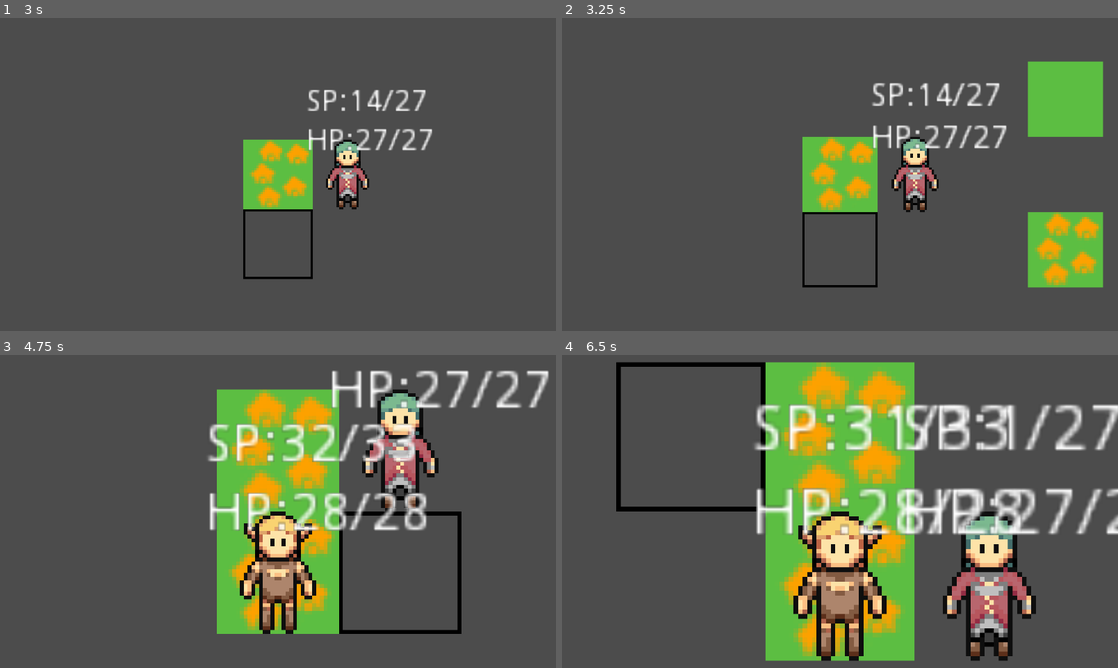
Above: before the commit, frames 1-4 (two rows, left to right).
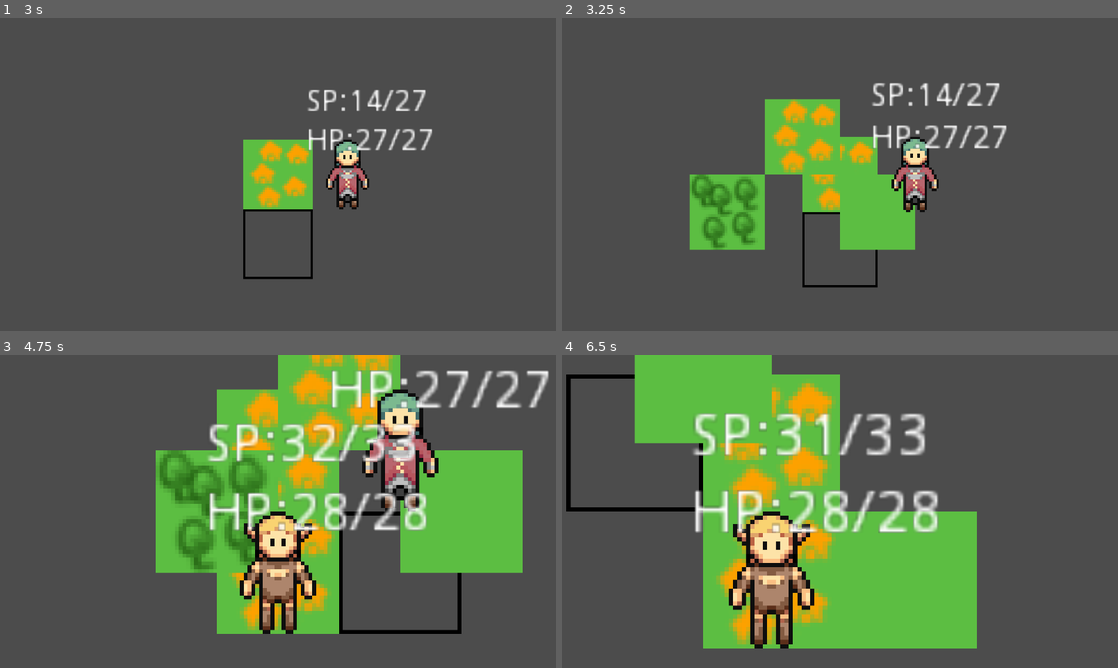
Above: after the commit, the same moments.

Repository: LLBlumire/ldjam46
Game: Godot game, scene res://src/World/World.tscn
Same seed, same stepped clock (60 frames per second), same inputs: the game is played once before the commit and once after it.
Inputs (mouse positions are in pixels of both pictures, inside the frame that each line leads up to; where the layout moved, square brackets give the same spot in the first picture):
- Up to frame 1 (3 s): move the mouse to (400, 158) at 0.52 s; tap Space (ui_select) at 0.77, 1.52 s; move the mouse to (166, 190) at 1.27 s; move the mouse to (333, 105) at 2.02 s; move the mouse to (250, 237) at 2.77 s
- Up to frame 2 (3.25 s): tap Space (ui_select) at 3.02 s
- Up to frame 3 (4.75 s): click (239, 470) [517, 592] at 3.5 s; move the mouse to (444, 558) at 4.27 s; tap Space (ui_select) at 4.52 s
- Up to frame 4 (6.5 s): click (1034, 511) at 5.02 s; move the mouse to (673, 464) at 5.77 s; tap Space (ui_select) at 6.02 s

Frame 1 is identical in both runs. In frame 2, 15% of the frame differs, in the area x 22-98%, y 13-87%; in frame 3, 19%; in frame 4, 51%, in the area x 0-100%, y 0-98%.
Error before the commit: Invalid get index 'button_index' (on base: 'InputEventKey'). (res://src/UI/BuildingMenu.gd:20)

Commit message:
move buttons

Diff:
--- a/src/UI/BuildingMenu.tscn
+++ b/src/UI/BuildingMenu.tscn
@@ -19,29 +19,30 @@
 script = ExtResource( 2 )
 
 [node name="Village" type="TextureButton" parent="."]
-margin_left = 96.0
-margin_right = 128.0
-margin_bottom = 32.0
+margin_left = -16.0
+margin_top = -48.0
+margin_right = 16.0
+margin_bottom = -16.0
 texture_normal = SubResource( 1 )
 __meta__ = {
 "_edit_use_anchors_": false
 }
 
 [node name="Grassland" type="TextureButton" parent="."]
-margin_left = 96.0
-margin_top = -64.0
-margin_right = 128.0
-margin_bottom = -32.0
+margin_left = 16.0
+margin_top = -16.0
+margin_right = 48.0
+margin_bottom = 16.0
 texture_normal = SubResource( 2 )
 __meta__ = {
 "_edit_use_anchors_": false
 }
 
 [node name="Forest" type="TextureButton" parent="."]
-margin_left = 96.0
-margin_top = 64.0
-margin_right = 128.0
-margin_bottom = 96.0
+margin_left = -48.0
+margin_top = -16.0
+margin_right = -16.0
+margin_bottom = 16.0
 texture_normal = SubResource( 3 )
 __meta__ = {
 "_edit_use_anchors_": false
